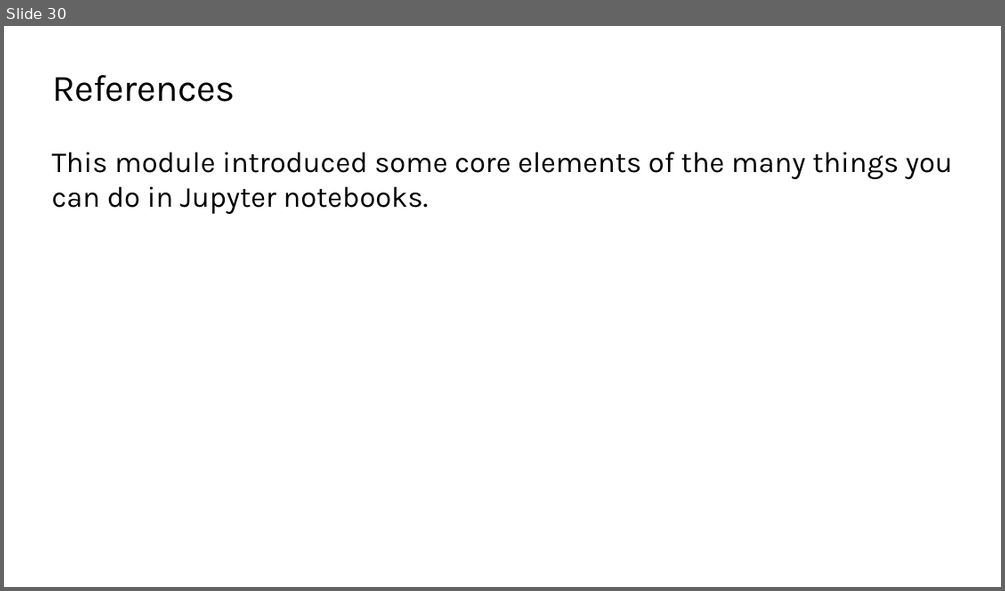
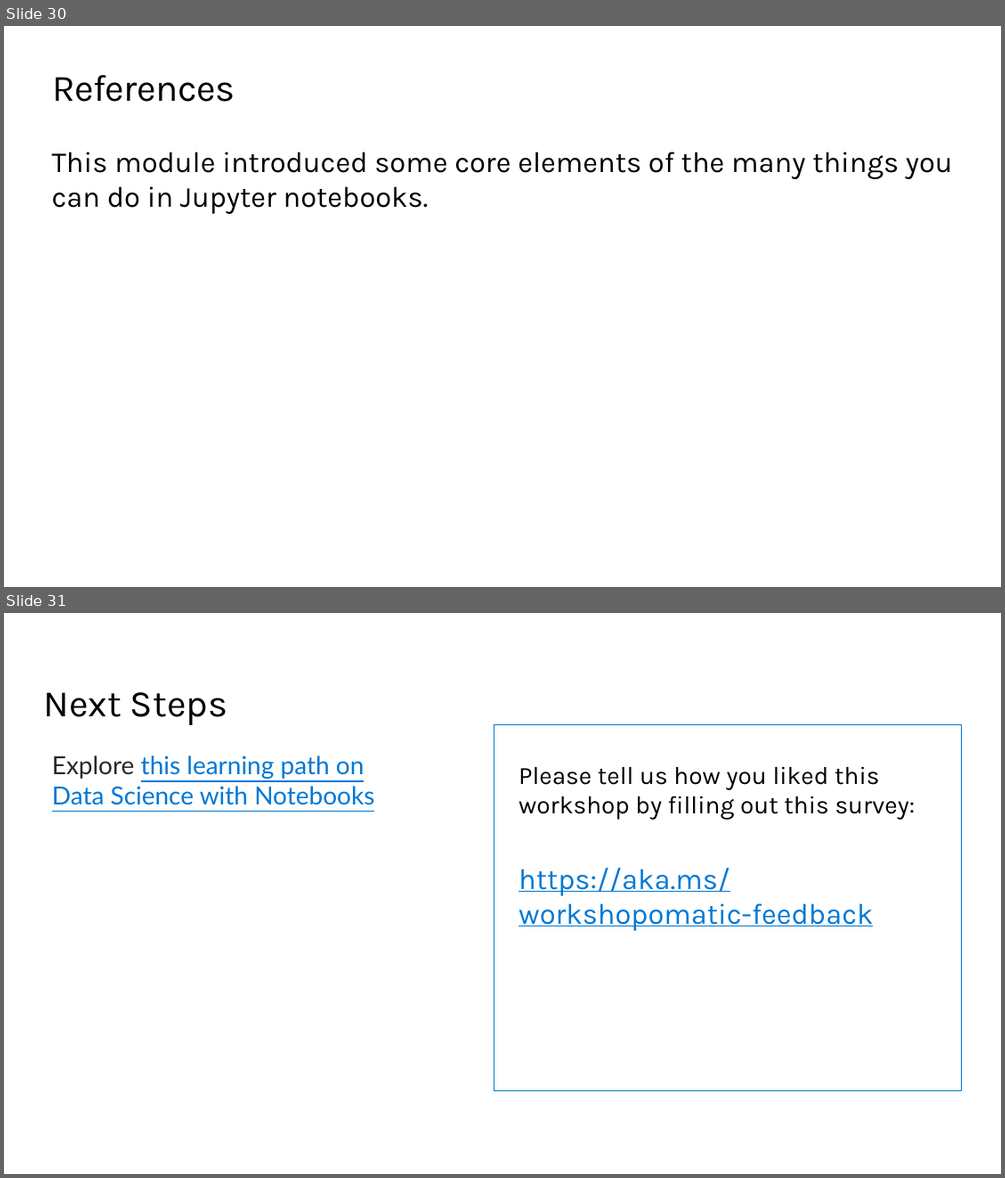
Before and after one commit to microsoft/workshop-library, a slide deck: short/intro-jupyter-notebooks-python/slides.pptx. Shown one above the other, each under a label of ours: slide 30 before the commit, slides 30 and 31 after it. The pictures are 1005x591 and 1005x1178 pixels, drawn with LibreOffice and Linux fonts; fonts in the diff are those of the drawing; background and template pictures are left out. Boxes give left, top, right and bottom in pixels: in the first picture for what was removed or moved away, otherwise in the second. Text is boxed around its words. In the diff, an @@ line names an element or a change of style, - is before the commit and + after.

```diff
--- a/short/intro-jupyter-notebooks-python/slides.pptx
+++ b/short/intro-jupyter-notebooks-python/slides.pptx
@@ slide 31 added at (4, 613, 1001, 1174), background #FFFFFF @@
@@ text added at (44, 692, 227, 725), 36 pt, text #000000 @@
+Next Steps
@@ rectangle added at (494, 724, 961, 1090), outline #0078D4 0.75 pt @@
@@ text added at (52, 755, 374, 805), 24 pt, text #0078D4, underline @@
+Explore this learning path on Data Science with Notebooks
@@ text added at (518, 766, 915, 931), 24 pt, text #000000 @@
+Please tell us how you liked this workshop by filling out this survey:
+https://aka.ms/workshopomatic-feedback
```
Also in this commit, not shown: 1 other file.
